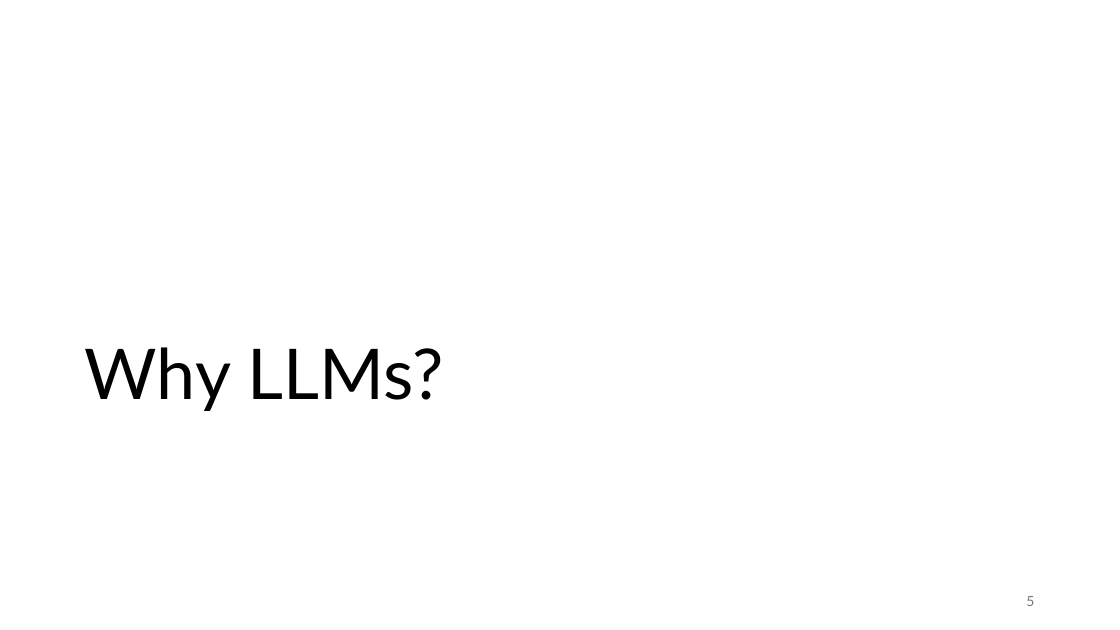
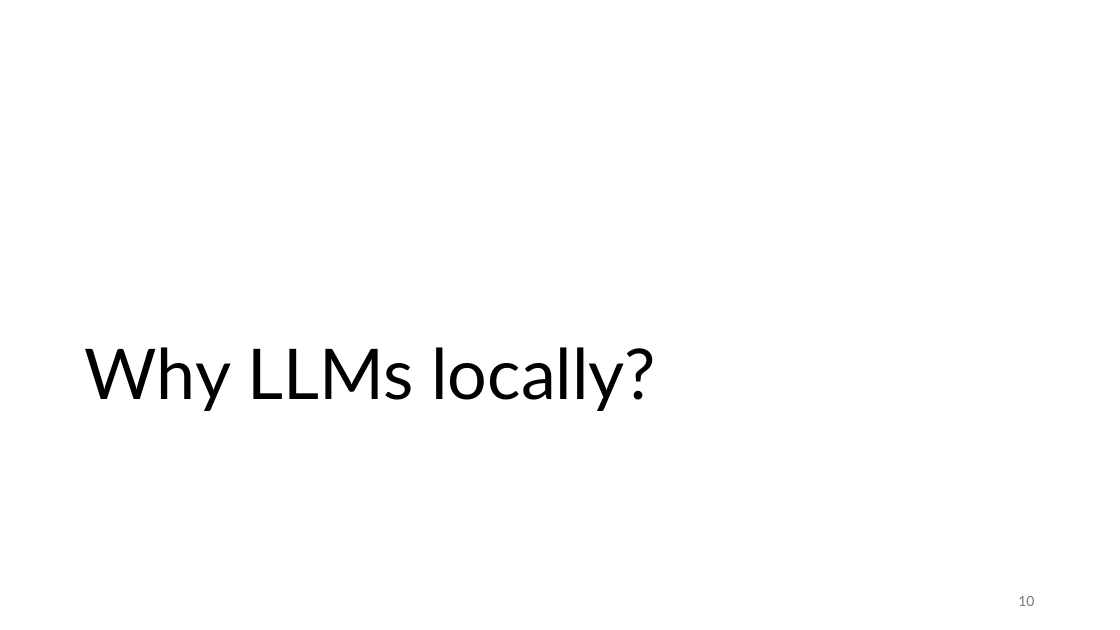
Before and after one commit to gjbex/Deploying-LLMs-locally, a slide deck: slide 10 of local_LLMs.pptx (slide 5 before the commit). Drawn at 1120x630 pixels with LibreOffice and Linux fonts; fonts in the diff are those of the drawing. Boxes give left, top, right and bottom in pixels: in the first picture for what was removed or moved away, otherwise in the second. Text is boxed around its words. In the diff, an @@ line names an element or a change of style, - is before the commit and + after.

```diff
--- a/local_LLMs.pptx
+++ b/local_LLMs.pptx
@@ title at (x1=85, y1=347, x2=656, y2=411): text changed @@
-Why LLMs?
+Why LLMs locally?
@@ page number at (x1=1018, y1=596, x2=1034, y2=606): text changed @@
-5
+10
```
Also in this commit, not shown: 2 other slides changed, 7 slides added, 1 slide removed.
